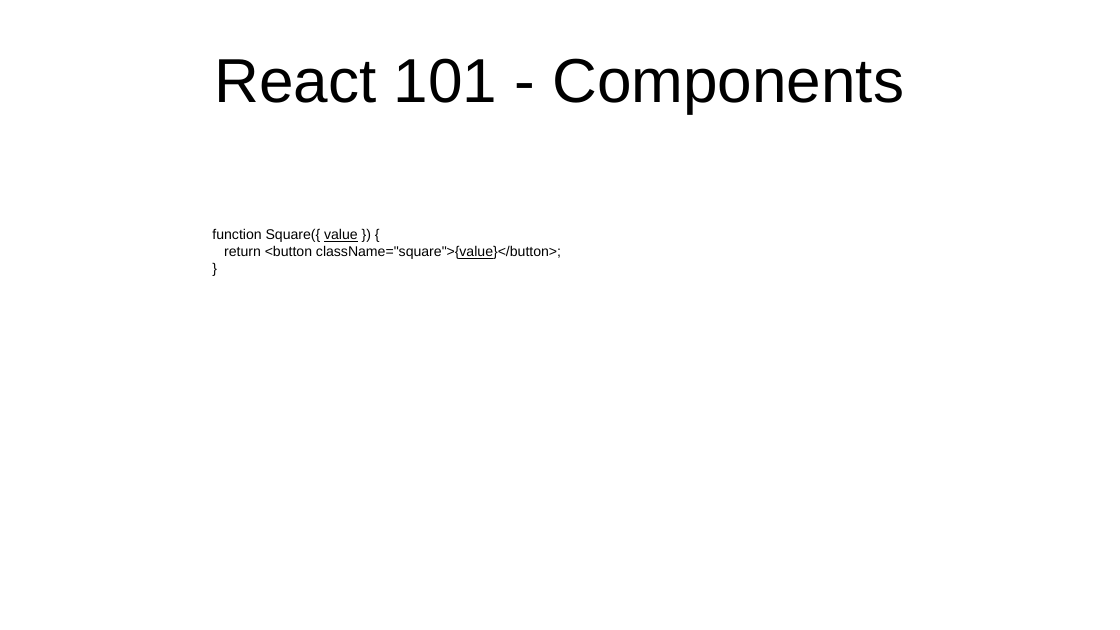
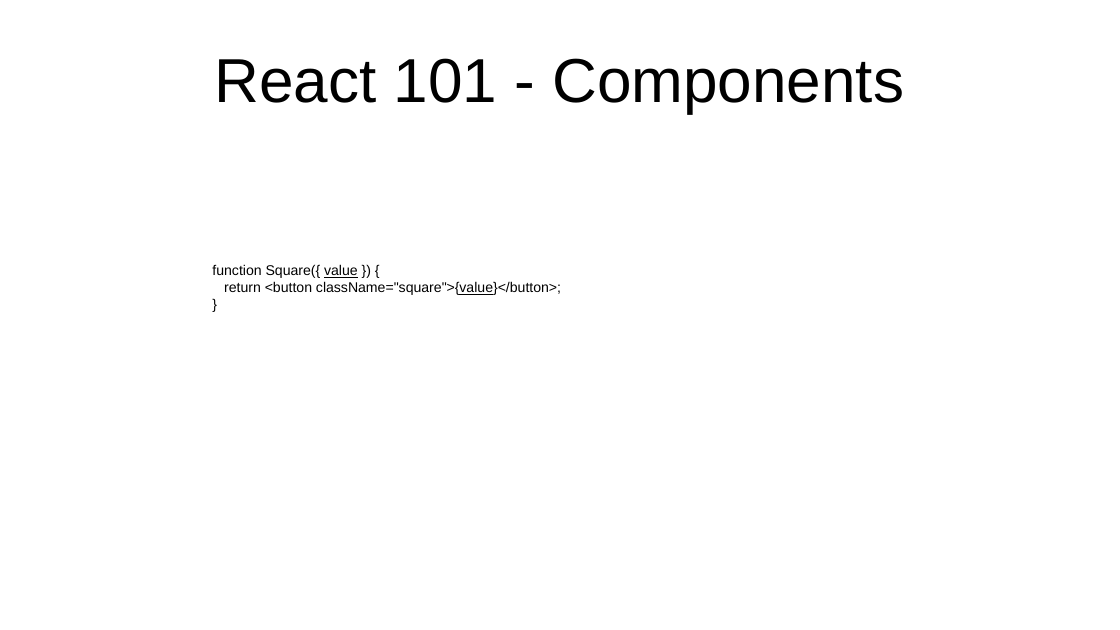
Before and after one commit to marcus-yeagle/react-tutorial, a slide deck: slide 13 of React 101.pptx (slide 10 before the commit). Drawn at 1120x630 pixels with LibreOffice and Linux fonts; fonts in the diff are those of the drawing. Boxes give left, top, right and bottom in pixels: in the first picture for what was removed or moved away, otherwise in the second. Text is boxed around its words. In the diff, an @@ line names an element or a change of style, - is before the commit and + after.

```diff
--- a/React 101.pptx
+++ b/React 101.pptx
@@ text "function Square({ value }) {": place and size @@
-text "function Square({ value }) {" at <box>212,228,561,259</box>
+text "function Square({ value }) {" at <box>212,264,561,295</box>
```
Also in this commit, not shown: 6 other slides changed, 12 slides added, 1 slide removed, 2 other files.
